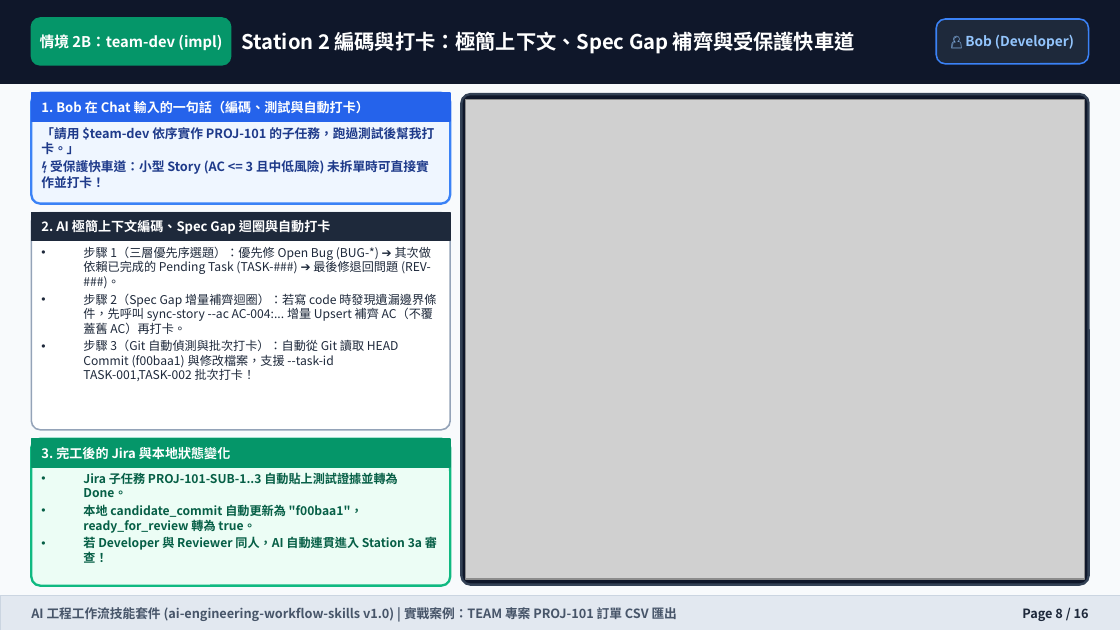
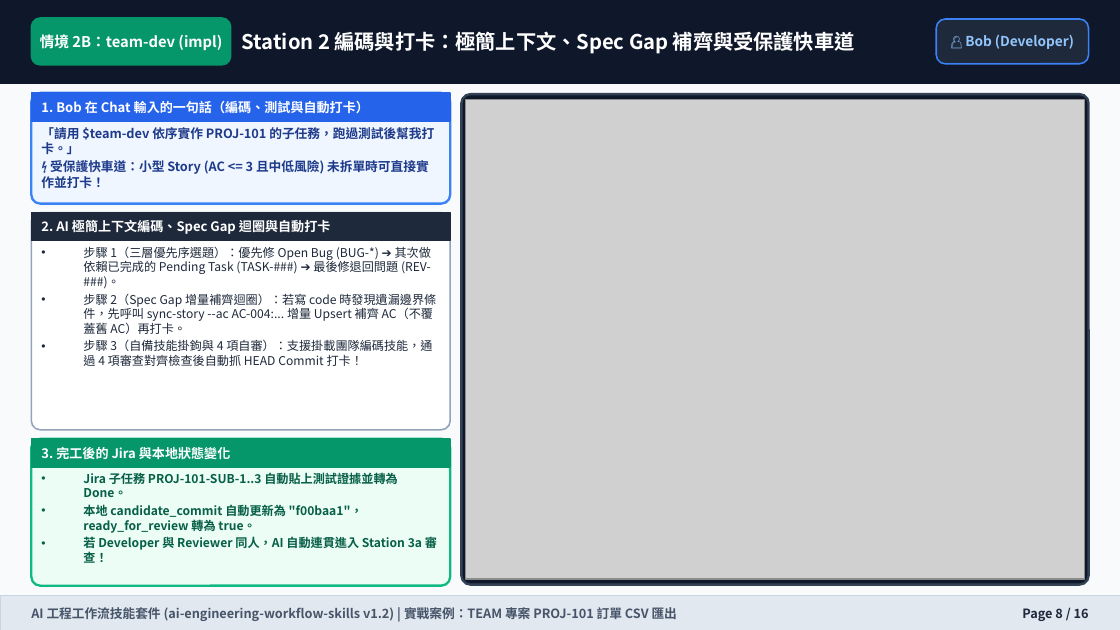
Before and after one commit to wilsonliu123/ai-engineering-workflow-skills, a slide deck: slide 8 of docs/training-manual.pptx. Drawn at 1120x630 pixels with LibreOffice and Linux fonts; fonts in the diff are those of the drawing; grey boxes stand for pictures. Boxes give left, top, right and bottom in pixels: in the first picture for what was removed or moved away, otherwise in the second. Text is boxed around its words. In the diff, an @@ line names an element or a change of style, - is before the commit and + after.

Commit message:
docs: update changelog, README, and training manuals for v1.2.0
- Record v1.1.0 and v1.2.0 release milestones in CHANGELOG.md to capture
  multi-member role pools, bidirectional Jira reconciliation, Qase and
  media sync, QA report mode, living HTML manuals, and run-workflow.
- Refresh README.md and all training manual deliverables (MD, HTML, PDF,
  DOCX, PPTX) so onboarding and operational guides match current v1.2
  skill modes, CLI flags, and governance rules.

```diff
--- a/docs/training-manual.pptx
+++ b/docs/training-manual.pptx
@@ text at (83, 339, 432, 366): text changed @@
-• 步驟 3（Git 自動偵測與批次打卡）：自動從 Git 讀取 HEAD Commit (f00baa1) 與修改檔案，支援 --task-id TASK-001,TASK-002 批次打卡！
+• 步驟 3（自備技能掛鉤與 4 項自審）：支援掛載團隊編碼技能，通過 4 項審查對齊檢查後自動抓 HEAD Commit 打卡！
@@ text at (31, 604, 677, 621): text changed @@
-AI 工程工作流技能套件 (ai-engineering-workflow-skills v1.0) | 實戰案例：TEAM 專案 PROJ-101 訂單 CSV 匯出
+AI 工程工作流技能套件 (ai-engineering-workflow-skills v1.2) | 實戰案例：TEAM 專案 PROJ-101 訂單 CSV 匯出
```
Also in this commit, not shown: 15 other slides changed, 6 other files.
